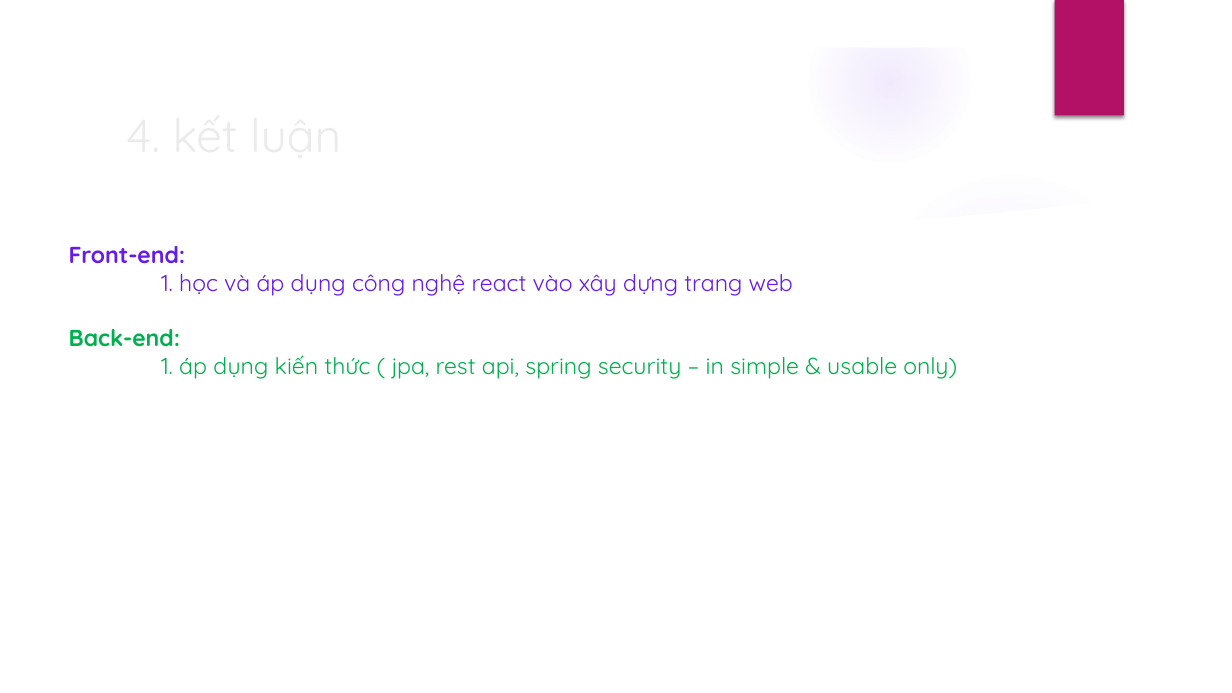
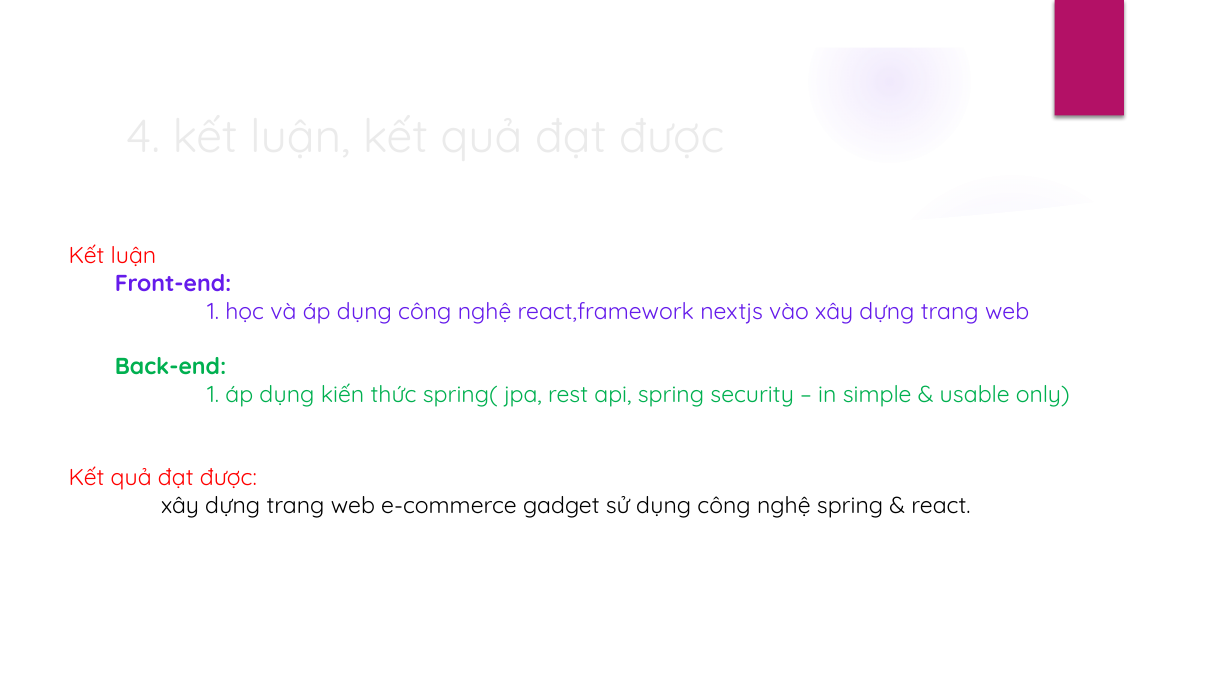
Before and after one commit to vothang1004/CDW_T4C2, a slide deck: slide 9 of baocaodoan.pptx (slide 7 before the commit). Drawn at 1232x693 pixels with LibreOffice and Linux fonts; fonts in the diff are those of the drawing; background and template pictures are left out. Boxes give left, top, right and bottom in pixels: in the first picture for what was removed or moved away, otherwise in the second. Text is boxed around its words. In the diff, an @@ line names an element or a change of style, - is before the commit and + after.

```diff
--- a/baocaodoan.pptx
+++ b/baocaodoan.pptx
@@ text at [115, 274, 1070, 518]: paragraph added @@
+Kết luận
@@ title at [69, 244, 257, 490]: text changed @@
-4. kết luận
+4. kết luận, kết quả đạt được
@@ text at [115, 274, 232, 375]: list level 1 to 2 in "Front-end:"; list level 1 to 2 in "Back-end:" @@
@@ text at [207, 302, 1029, 324]: text changed @@
-1. học và áp dụng công nghệ react vào xây dựng trang web
+  1. học và áp dụng công nghệ react,framework nextjs vào xây dựng trang web
@@ text at [161, 383, 1070, 518]: text changed @@
-1. áp dụng kiến thức ( jpa, rest api, spring security – in simple & usable only)
+  1. áp dụng kiến thức spring( jpa, rest api, spring security – in simple & usable only)
+Kết quả đạt được:
+xây dựng trang web e-commerce gadget sử dụng công nghệ spring & react.
```
Also in this commit, not shown: 3 other slides changed, 2 slides added, 1 other file.
